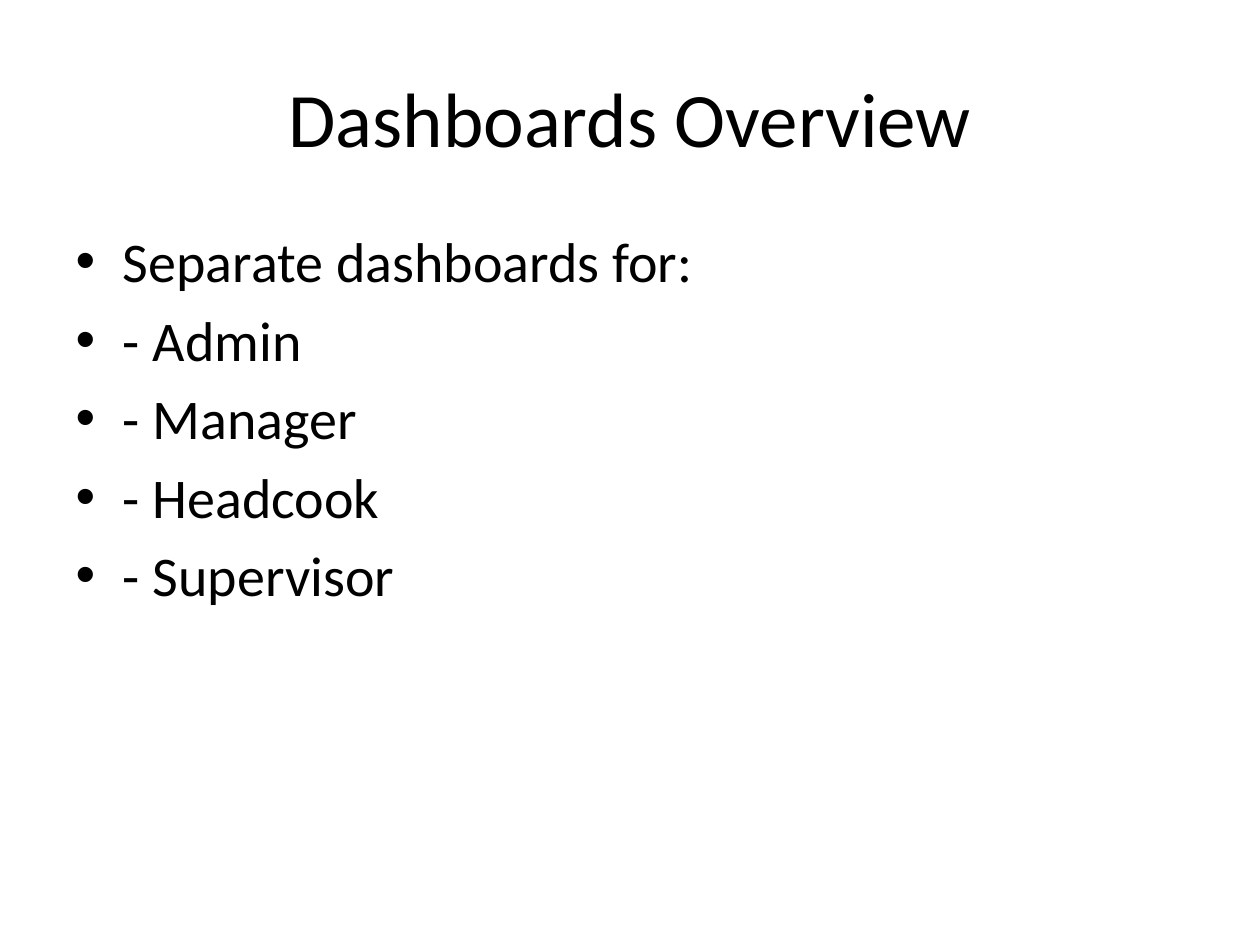
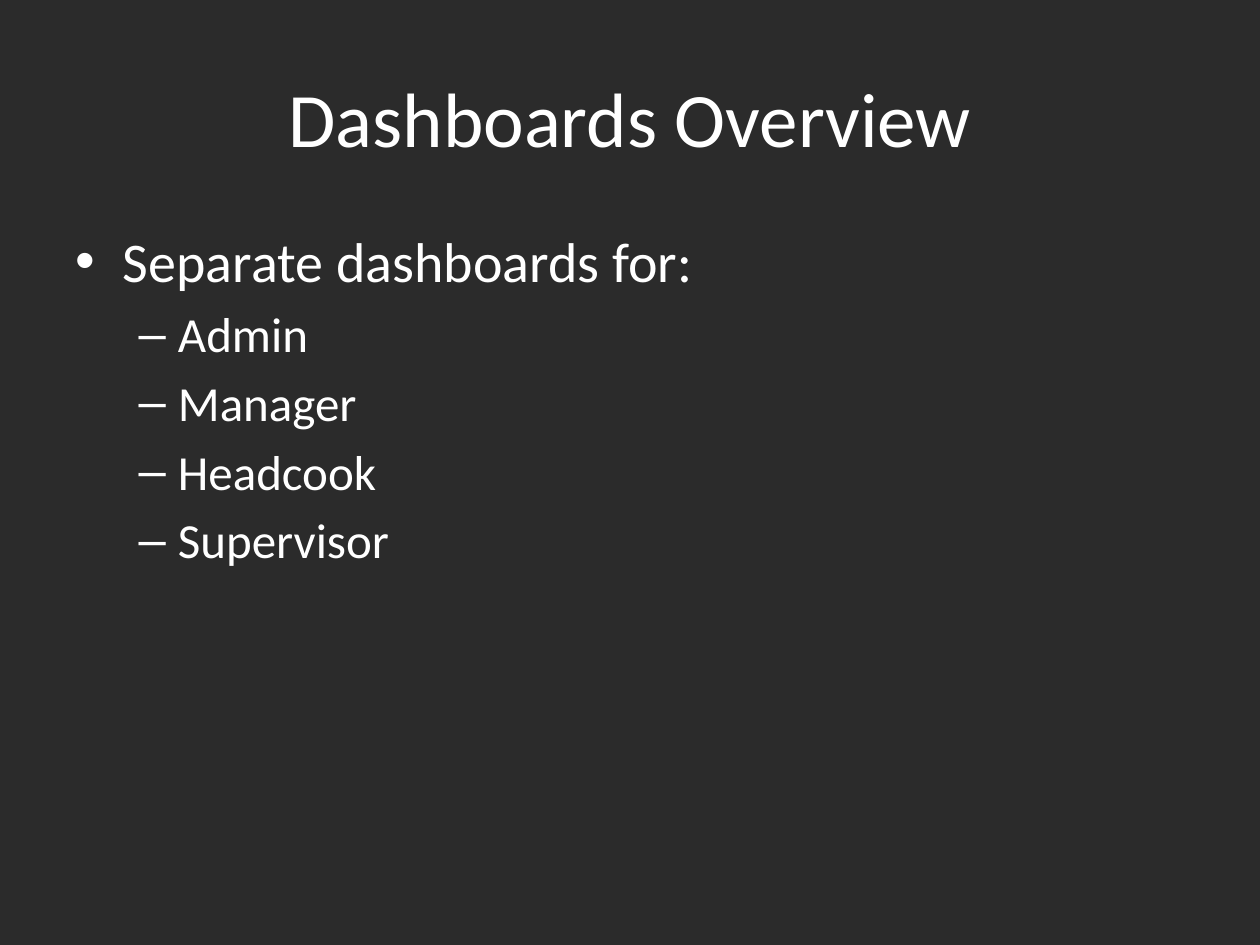
Before and after one commit to Debadrita-rgb/Cruise-Management, a slide deck: slide 33 of presentation/Aurelia_Cruise_Project_Presentation.pptx (slide 24 before the commit). Drawn at 1260x945 pixels with LibreOffice and Linux fonts; fonts in the diff are those of the drawing; background and template pictures are left out; a plain dark background stands for a picture behind light text. Boxes give left, top, right and bottom in pixels: in the first picture for what was removed or moved away, otherwise in the second. Text is boxed around its words. In the diff, an @@ line names an element or a change of style, - is before the commit and + after.

Commit message:
add slider from admin and user

```diff
--- a/presentation/Aurelia_Cruise_Project_Presentation.pptx
+++ b/presentation/Aurelia_Cruise_Project_Presentation.pptx
@@ background #FFFFFF to picture (left out) @@
@@ title "Dashboards Overview" at (288, 93, 971, 148): text colour #000000 to #FFFFFF @@
@@ text at (123, 243, 692, 291): text colour #000000 to #FFFFFF in "Separate dashboards for:" @@
@@ text at (178, 318, 389, 566): text changed; size 32 to 28 pt; text colour #000000 to #FFFFFF @@
-• - Admin
-• - Manager
-• - Headcook
-• - Supervisor
+  – Admin
+  – Manager
+  – Headcook
+  – Supervisor
```
Also in this commit, not shown: 23 other slides changed, 11 slides added, 1 slide removed, 30 other files.
